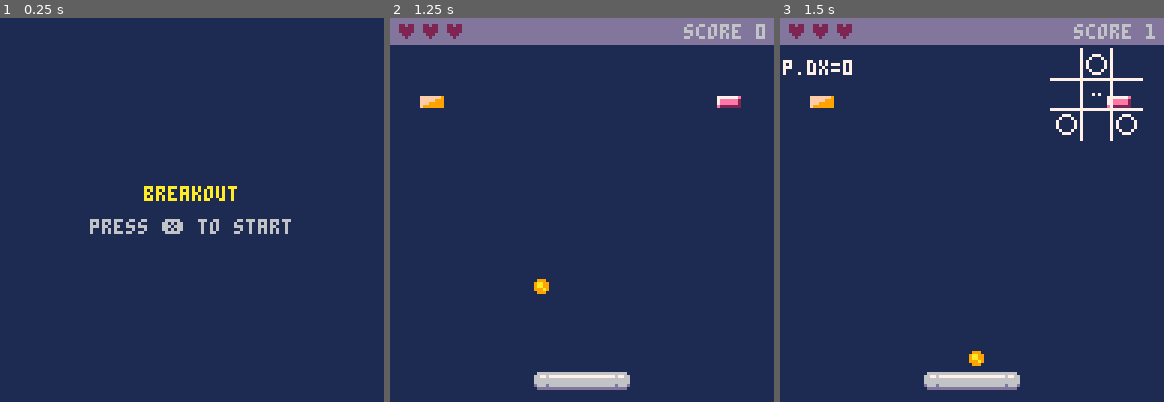
Above: before the commit, frames 1-3 (left to right).
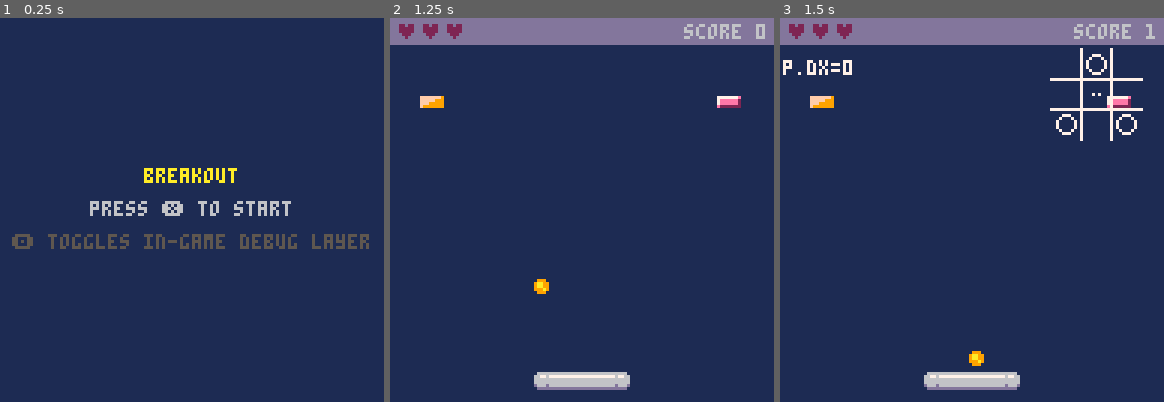
Above: after the commit, the same moments.

Repository: beetrootpaul/learning--pico8-breakout-tutorial
Game: PICO-8 cartridge breakout.p8
The game is run twice, just before and just after one commit, with the same random seed, the same clock (stepped at 60 frames per second) and the same inputs.
Inputs:
- Up to frame 1 (0.25 s): no input
- Up to frame 2 (1.25 s): tap O (Z key) at 0.33, 0.7 s; tap X (X key) at 1.07 s
- Up to frame 3 (1.5 s): tap O (Z key) at 1.43 s

The runs differ from the first frame. In frame 1, 4.2% of the frame differs, in the area x 3-97%, y 39-61%; in frame 2, nothing differs; in frame 3, nothing differs.

Commit message:
info about key to toggle debug layer

Diff:
--- a/src/game_states/gs_start_screen.lua
+++ b/src/game_states/gs_start_screen.lua
@@ -17,14 +17,20 @@
     local text_gap = 6
     local text_1 = "breakout"
     local text_2 = "press ❎ to start"
+    local text_3 = "🅾️ toggles in-game debug layer"
     local text_1_w = u.measure_text_width(text_1)
     local text_2_w = u.measure_text_width(text_2)
+    local text_3_w = u.measure_text_width(text_3)
     print(text_1,
         u.screen_edge_length / 2 - text_1_w / 2,
-        u.screen_edge_length / 2 - text_gap / 2 - u.text_height_px,
+        u.screen_edge_length / 2 - u.text_height_px / 2 - text_gap - u.text_height_px,
         u.colors.yellow)
     print(text_2,
         u.screen_edge_length / 2 - text_2_w / 2,
-        u.screen_edge_length / 2 + text_gap / 2,
+        u.screen_edge_length / 2 - u.text_height_px / 2,
         u.colors.light_grey)
+    print(text_3,
+        u.screen_edge_length / 2 - text_3_w / 2,
+        u.screen_edge_length / 2 + u.text_height_px / 2 + text_gap,
+        u.colors.dark_grey)
 end
